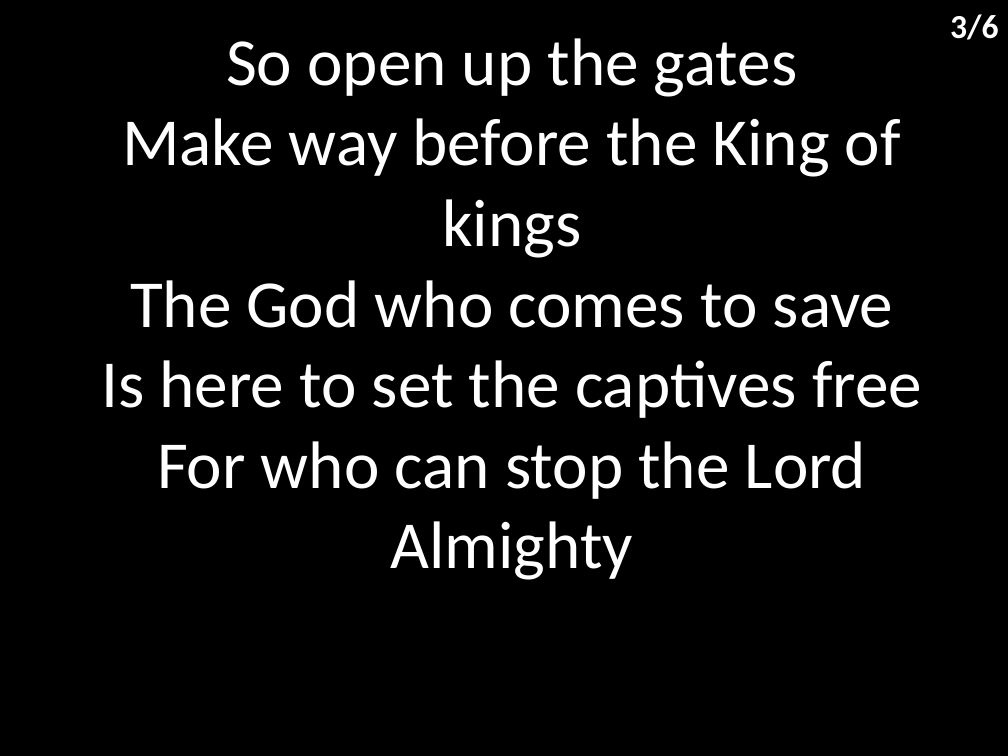
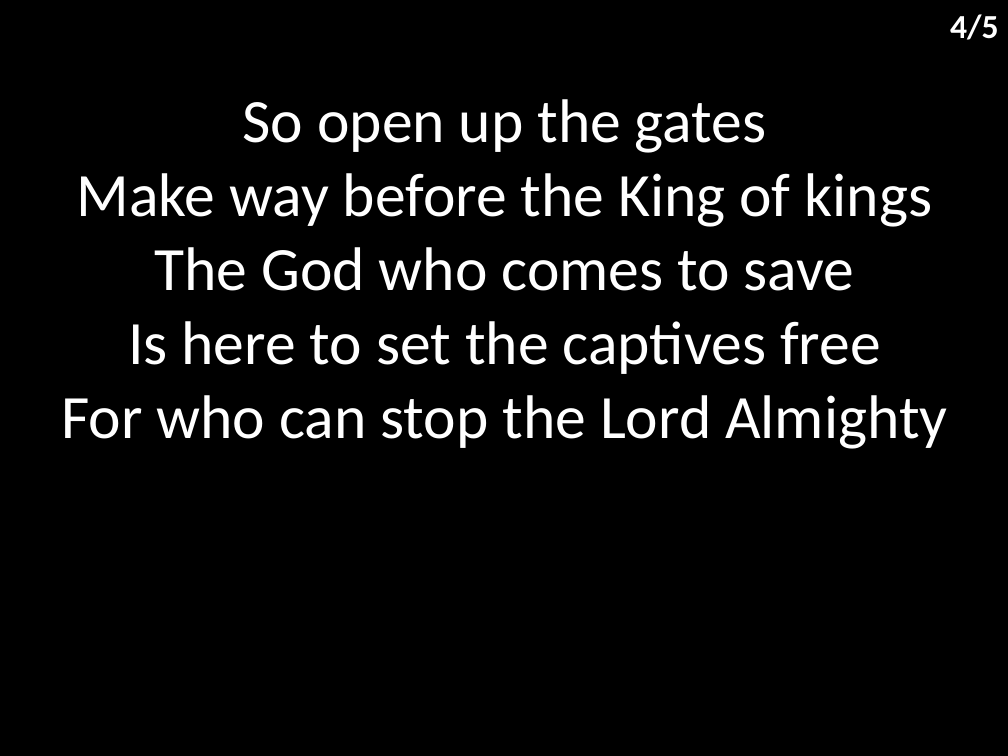
Before and after one commit to hoo-are-ya/worship, a slide deck: slide 5 of docs/songs/the lion and the lamb.pptx (slide 4 before the commit). Drawn at 1008x756 pixels with LibreOffice and Linux fonts; fonts in the diff are those of the drawing. Boxes give left, top, right and bottom in pixels: in the first picture for what was removed or moved away, otherwise in the second. Text is boxed around its words. In the diff, an @@ line names an element or a change of style, - is before the commit and + after.

```diff
--- a/docs/songs/the lion and the lamb.pptx
+++ b/docs/songs/the lion and the lamb.pptx
@@ text at (950, 14, 998, 40): text changed @@
-3/6
+4/5
@@ subtitle "So open up the gates ...": place and size @@
-subtitle "So open up the gates ..." at (101, 38, 922, 580)
+subtitle "So open up the gates ..." at (61, 99, 947, 449)
@@ subtitle "So open up the gates ..." at (61, 99, 947, 449): size 48 to 44 pt @@
```
Also in this commit, not shown: 5 other slides changed, 1 slide removed, 5 other files.
